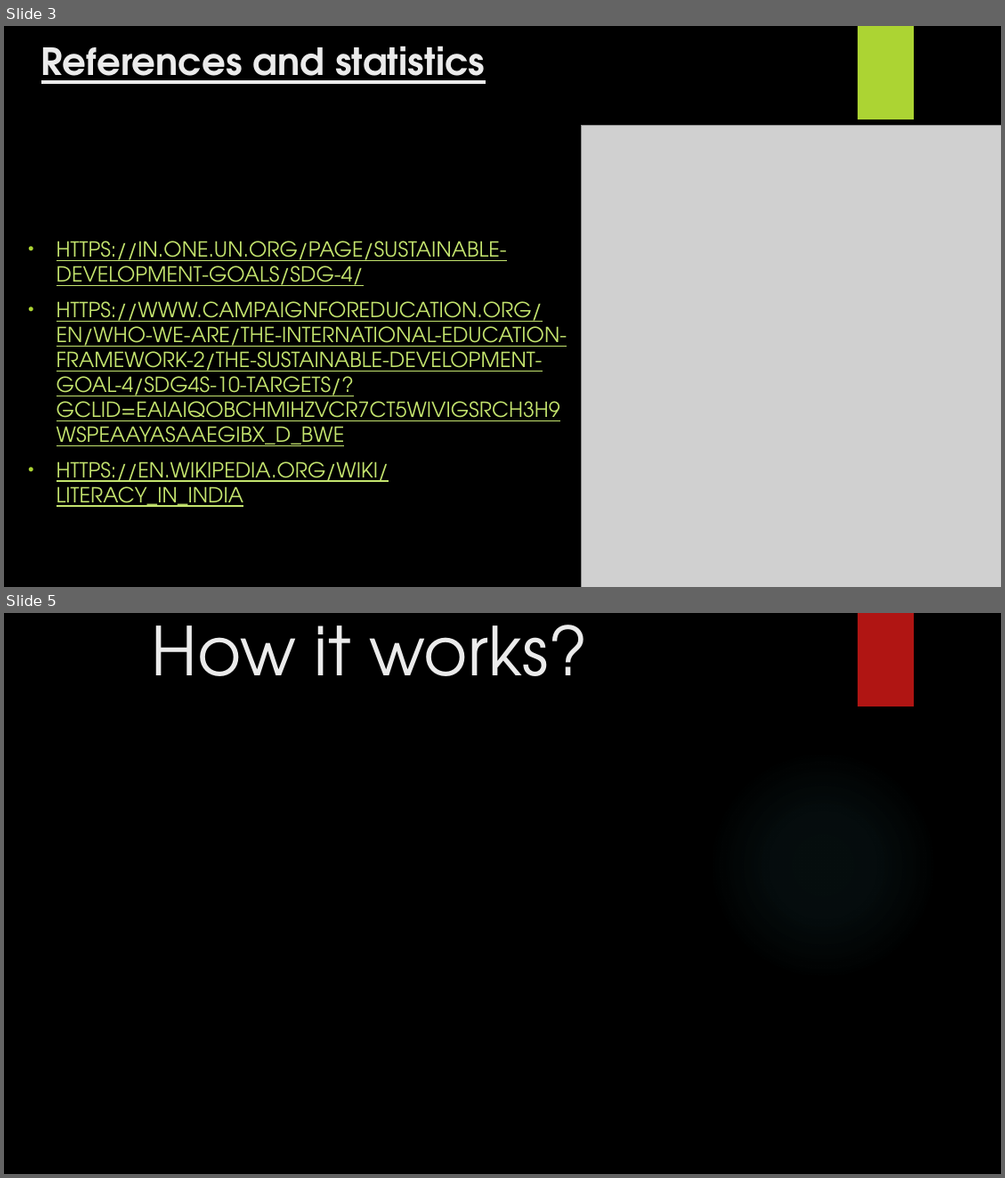
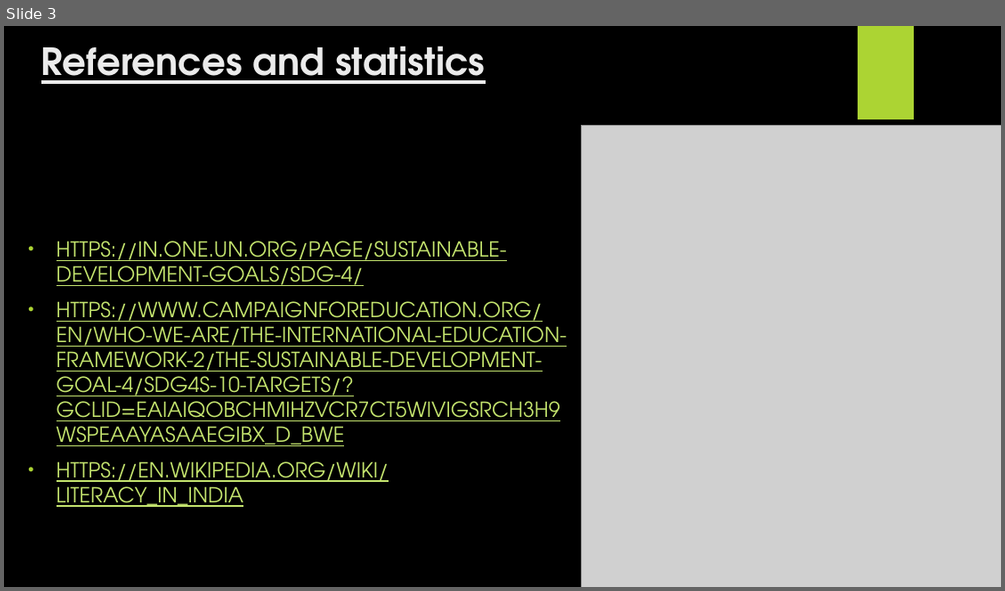
Before and after one commit to Rishabh510/HackVSIT3.0, a slide deck: Quality Education.pptx. Shown one above the other, each under a label of ours: slides 3 and 5 before the commit, slide 3 after it; the slides between them are not shown. The pictures are 1005x1178 and 1005x591 pixels, drawn with LibreOffice and Linux fonts; fonts in the diff are those of the drawing; grey boxes stand for pictures; background and template pictures are left out. Boxes give left, top, right and bottom in pixels: in the first picture for what was removed or moved away, otherwise in the second. Text is boxed around its words. In the diff, an @@ line names an element or a change of style, - is before the commit and + after.

```diff
--- a/Quality Education.pptx
+++ b/Quality Education.pptx
@@ slide 5 removed at (4, 613, 1001, 1174), background picture (left out) @@
@@ title removed at (152, 625, 589, 676) @@
-How it works?
@@ rectangle removed at (858, 613, 914, 706) @@
@@ ellipse removed at (708, 750, 938, 981) @@
```
Also in this commit, not shown: 4 slides changed, 1 slide added, 4 other slides removed.
